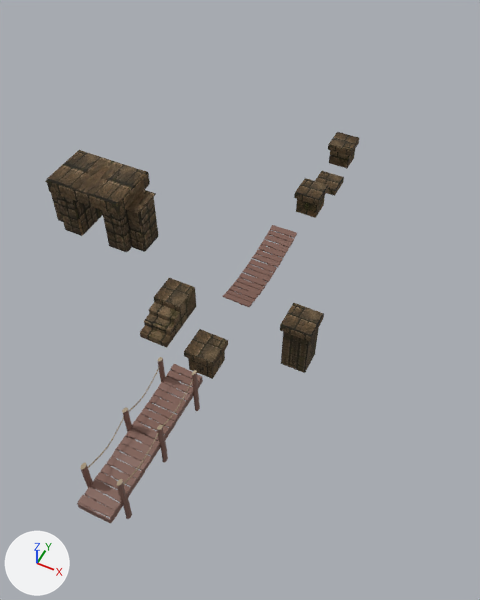
A saved change to the glTF model assets/blender/IndyAIStyleTiles.glb.
Both versions are drawn from a camera (50 mm lens) standing at (13.2, -29.7, 34.4) and looking at (-2.1, 0.8, -3.7). Every picture has the same lights, and +X, +Y and +Z are marked at lower left. The picture after the commit comes second. Vertices at exactly the same position are counted once.

Objects in the first picture: 'Cube02-col', 'Cube03-col', 'Cube04-col', 'bridge1-col', 'bridge2-col', 'colomn-col', 'gate01-col', 'stairs-col' and 1 more.
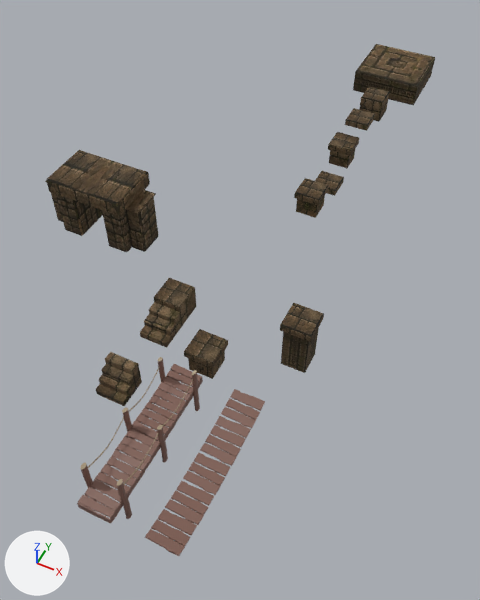
The change, as a diff of the scene's bpy script:
```diff
--- a/assets/blender/IndyAIStyleTiles.glb.py
+++ b/assets/blender/IndyAIStyleTiles.glb.py
@@ me_cylinder_002 @@
-me_cylinder_002.from_pydata(...)  # 340 vertices, 595 faces; spans x -1.0..1.0, y -3.96..3.98, z 1.48..2.0
+me_cylinder_002.from_pydata(...)  # 340 vertices, 595 faces; spans x -1.0..1.0, y -4.97..5.0, z 1.48..2.0
+# me_cylinder_002 part 1: the loose piece of 20 vertices spanning x -0.99..0.97, y 1.51..1.99, z 1.57..1.69 is scaled about the mesh origin by (1, 1.24, 1)
+# me_cylinder_002 part 2: the loose piece of 24 vertices spanning x -0.99..0.99, y 1.0..1.48, z 1.55..1.65 is scaled about the mesh origin by (1, 1.24, 1)
+# me_cylinder_002 part 3: the loose piece of 20 vertices spanning x -0.99..0.97, y 3.49..3.98, z 1.83..1.98 is scaled about its middle by (1, 1.31, 1), then moved by (0.0, 0.95, 0.0)
+# me_cylinder_002 part 4: the loose piece of 24 vertices spanning x -0.99..0.99, y 2.98..3.47, z 1.78..1.88 is scaled about its middle by (1, 1.27, 1), then moved by (0.0, 0.79, 0.0)
+# me_cylinder_002 part 5: the loose piece of 20 vertices spanning x -1.0..1.0, y 2.51..3.0, z 1.69..1.84 is scaled about the mesh origin by (1, 1.24, 1)
+# me_cylinder_002 part 6: the loose piece of 20 vertices spanning x -0.99..0.97, y 2.02..2.51, z 1.61..1.77 is scaled about the mesh origin by (1, 1.24, 1)
+# me_cylinder_002 part 7: the loose piece of 20 vertices spanning x -0.99..0.97, y -1.51..-1.03, z 1.5..1.62 is scaled about its middle by (1, 1.24, 1), then moved by (0.0, -0.29, 0.0)
+# me_cylinder_002 part 8: the loose piece of 24 vertices spanning x -0.99..0.99, y -2.02..-1.54, z 1.51..1.68 is scaled about its middle by (1, 1.24, 1), then moved by (0.0, -0.41, 0.0)
+# me_cylinder_002 part 9: the loose piece of 20 vertices spanning x -1.0..1.0, y -2.49..-2.01, z 1.57..1.7 is scaled about its middle by (1, 1.24, 1), then moved by (0.0, -0.52, 0.0)
+# me_cylinder_002 part 10: the loose piece of 20 vertices spanning x -0.99..0.97, y -3.0..-2.51, z 1.64..1.81 is scaled about its middle by (1, 1.31, 1), then moved by (0.0, -0.66, 0.0)
+# me_cylinder_002 part 11: the loose piece of 24 vertices spanning x -0.99..0.99, y -3.5..-3.01, z 1.71..1.93 is scaled about its middle by (1, 1.34, 1), then moved by (0.0, -0.82, 0.0)
+# me_cylinder_002 part 12: the loose piece of 20 vertices spanning x -1.0..1.0, y -3.96..-3.48, z 1.82..2.0 is scaled about its middle by (1, 1.24, 1), then moved by (0.0, -0.95, 0.0)
+# other edits to the shape of me_cylinder_002 do not show in these pictures
 me_cylinder_002.materials.append(mat_wood)
@@ ob_bridge1_col @@
 ob_bridge1_col = bpy.data.objects.new('bridge1-col', me_cylinder_002)
-ob_bridge1_col.location = (0.0, 0.0, -0.03)
+ob_bridge1_col.location = (4.0, -15.0, -0.03)
@@ ob_stairs1_col @@
+ob_stairs1_col = bpy.data.objects.new('stairs1-col', me_cube_010)  # 42 vertices, 80 faces; spans x -1.0..1.0, y -1.0..1.0, z 0.0..2.0; in mat_material (picture img_stones)
+ob_stairs1_col.location = (-4.0, -12.0, 0.0)
@@ ob_cubebasebig_col @@
+ob_cubebasebig_col = bpy.data.objects.new('CubeBaseBig-col', me_cube_009)  # 12 vertices, 20 faces; spans x -3.0..3.0, y -3.0..3.0, z 0.0..2.0; in mat_material (picture img_stones)
+ob_cubebasebig_col.location = (0.0, 30.0, 0.0)
@@ ob_cubebase_col @@
+ob_cubebase_col = bpy.data.objects.new('CubeBase-col', me_cube_008)  # 12 vertices, 20 faces; spans x -1.0..1.0, y -1.0..1.0, z 0.0..2.0; in mat_material (picture img_stones)
+ob_cubebase_col.location = (0.0, 24.0, 0.0)
@@ ob_groundup_col @@
+ob_groundup_col = bpy.data.objects.new('groundUP-col', me_cube_007)  # 12 vertices, 20 faces; spans x -1.0..1.0, y -1.0..1.0, z 1.45..2.0; in mat_material (picture img_stones)
+ob_groundup_col.location = (0.0, 20.0, 0.0)
```

Changed parts and their boxes (x1, y1, x2, y2) in the pictures (480 x 600 px; the box of a moved part takes in the faces that stretch with it):
'bridge1-col', reshaped, moved (61% wider, 102% taller)
    before: (223, 225, 297, 307)
    after: (145, 389, 265, 556)
'CubeBaseBig-col', added (brown)
    after: (353, 44, 435, 105)
'stairs1-col', added (brown)
    after: (96, 352, 142, 406)
'CubeBase-col', added (brown)
    after: (359, 87, 390, 122)
'groundUP-col', added (brown)
    after: (345, 108, 375, 131)
part 1 of me_cylinder_002, moved or reshaped
    before: (258, 245, 286, 258)
    after: (210, 425, 246, 447)
part 2 of me_cylinder_002, moved or reshaped
    before: (255, 250, 283, 263)
    after: (205, 434, 241, 457)
part 3 of me_cylinder_002, moved or reshaped
    before: (270, 225, 297, 238)
    after: (230, 389, 265, 411)
part 4 of me_cylinder_002, moved or reshaped
    before: (267, 230, 294, 243)
    after: (226, 398, 260, 420)
part 5 of me_cylinder_002, moved or reshaped
    before: (264, 234, 292, 248)
    after: (221, 407, 256, 429)
part 6 of me_cylinder_002, moved or reshaped
    before: (261, 240, 289, 253)
    after: (215, 416, 251, 438)
part 7 of me_cylinder_002, moved or reshaped
    before: (239, 273, 268, 287)
    after: (177, 481, 214, 506)
part 8 of me_cylinder_002, moved or reshaped
    before: (236, 277, 265, 291)
    after: (171, 490, 208, 516)
part 9 of me_cylinder_002, moved or reshaped
    before: (233, 281, 262, 295)
    after: (165, 499, 203, 525)
part 10 of me_cylinder_002, moved or reshaped
    before: (229, 285, 258, 299)
    after: (158, 509, 197, 535)
part 11 of me_cylinder_002, moved or reshaped
    before: (226, 290, 255, 303)
    after: (151, 519, 190, 547)
part 12 of me_cylinder_002, moved or reshaped
    before: (223, 293, 252, 307)
    after: (145, 529, 185, 556)
